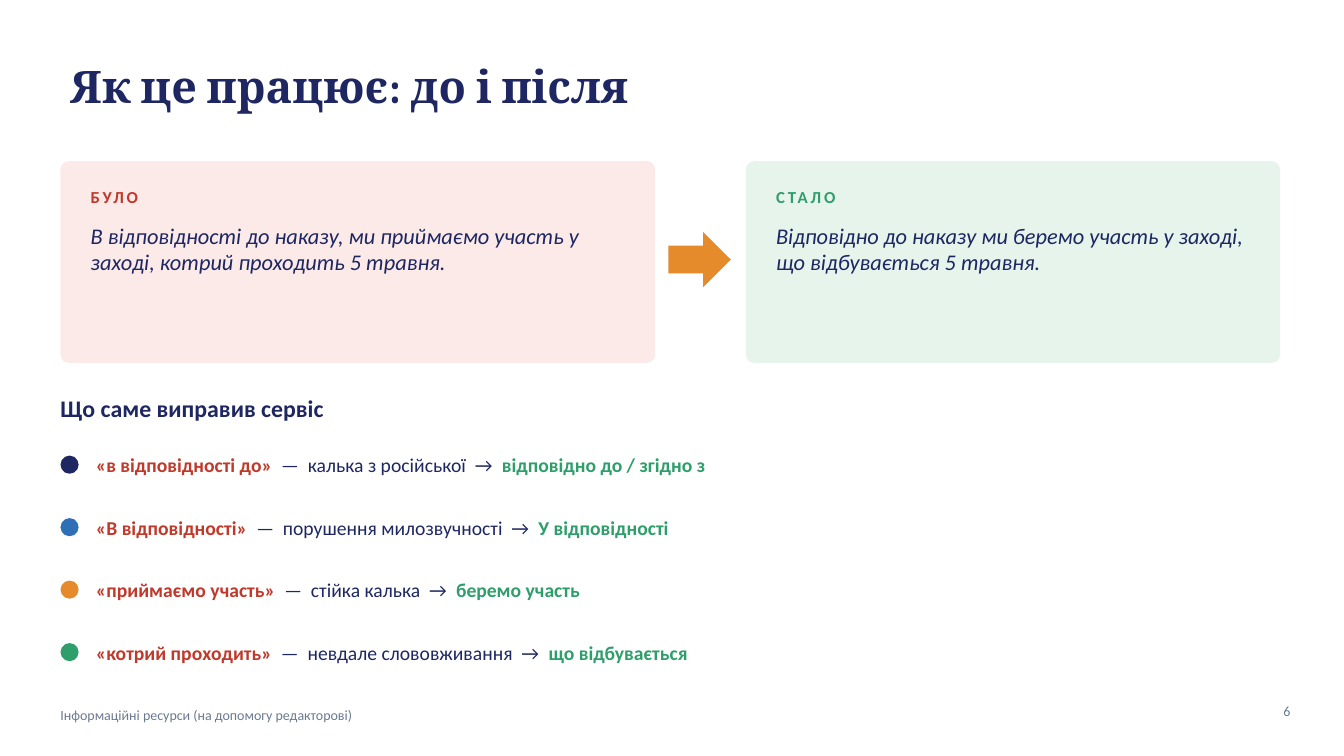
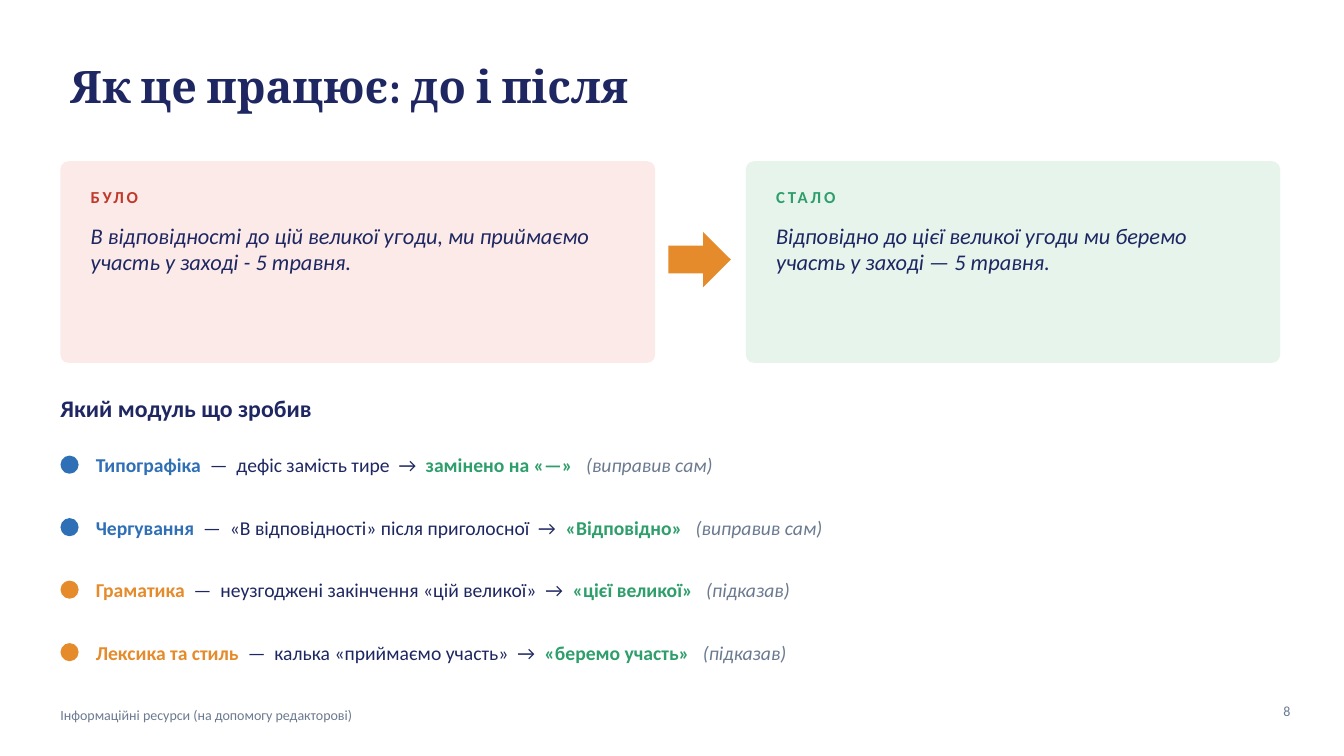
Before and after one commit to anesvidomin/VR, a slide deck: slide 8 of Informatsiini-resursy-OnlineCorrector.pptx (slide 6 before the commit). Drawn at 1344x756 pixels with LibreOffice and Linux fonts; fonts in the diff are those of the drawing. Boxes give left, top, right and bottom in pixels: in the first picture for what was removed or moved away, otherwise in the second. Text is boxed around its words. In the diff, an @@ line names an element or a change of style, - is before the commit and + after.

```diff
--- a/Informatsiini-resursy-OnlineCorrector.pptx
+++ b/Informatsiini-resursy-OnlineCorrector.pptx
@@ text at (x1=91, y1=228, x2=589, y2=274): text changed @@
-В відповідності до наказу, ми приймаємо участь у заході, котрий проходить 5 травня.
+В відповідності до цій великої угоди, ми приймаємо участь у заході - 5 травня.
@@ text at (x1=776, y1=228, x2=1186, y2=274): text changed @@
-Відповідно до наказу ми беремо участь у заході, що відбувається 5 травня.
+Відповідно до цієї великої угоди ми беремо участь у заході — 5 травня.
@@ text at (x1=60, y1=400, x2=312, y2=421): text changed @@
-Що саме виправив сервіс
+Який модуль що зробив
@@ ellipse at (x1=60, y1=456, x2=79, y2=474): fill #1E2761 to #2F6FB5 @@
@@ text at (x1=96, y1=458, x2=712, y2=476): text changed; text colour #2E9E6B to #1E2761; bold off @@
-«в відповідності до» — калька з російської → відповідно до / згідно з
+Типографіка — дефіс замість тире → замінено на «—» (виправив сам)
@@ text at (x1=96, y1=521, x2=822, y2=539): text changed; bold off @@
-«В відповідності» — порушення милозвучності → У відповідності
+Чергування — «В відповідності» після приголосної → «Відповідно» (виправив сам)
@@ text at (x1=96, y1=583, x2=790, y2=601): text changed; text colour #C0392B to #1E2761; bold off @@
-«приймаємо участь» — стійка калька → беремо участь
+Граматика — неузгоджені закінчення «цій великої» → «цієї великої» (підказав)
@@ ellipse at (x1=60, y1=643, x2=79, y2=661): fill #2E9E6B to #E58B2B @@
@@ text at (x1=96, y1=646, x2=787, y2=663): text changed; bold off @@
-«котрий проходить» — невдале слововживання → що відбувається
+Лексика та стиль — калька «приймаємо участь» → «беремо участь» (підказав)
@@ page number at (x1=1283, y1=706, x2=1290, y2=716): text changed @@
-6
+8
```
Also in this commit, not shown: 7 other slides changed, 4 slides added, 2 slides removed.
